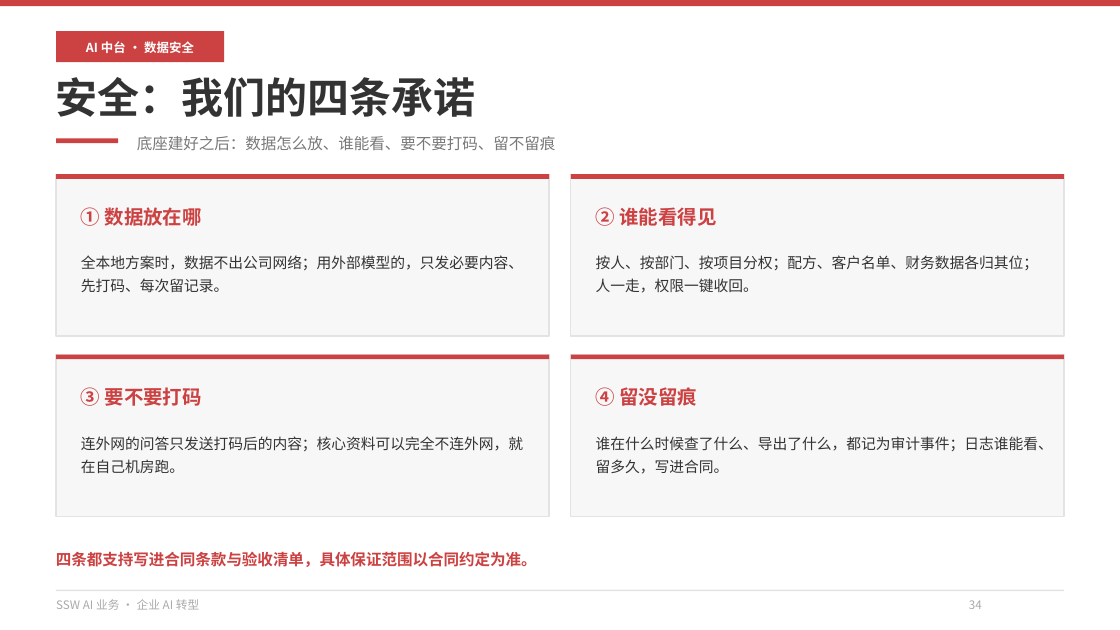
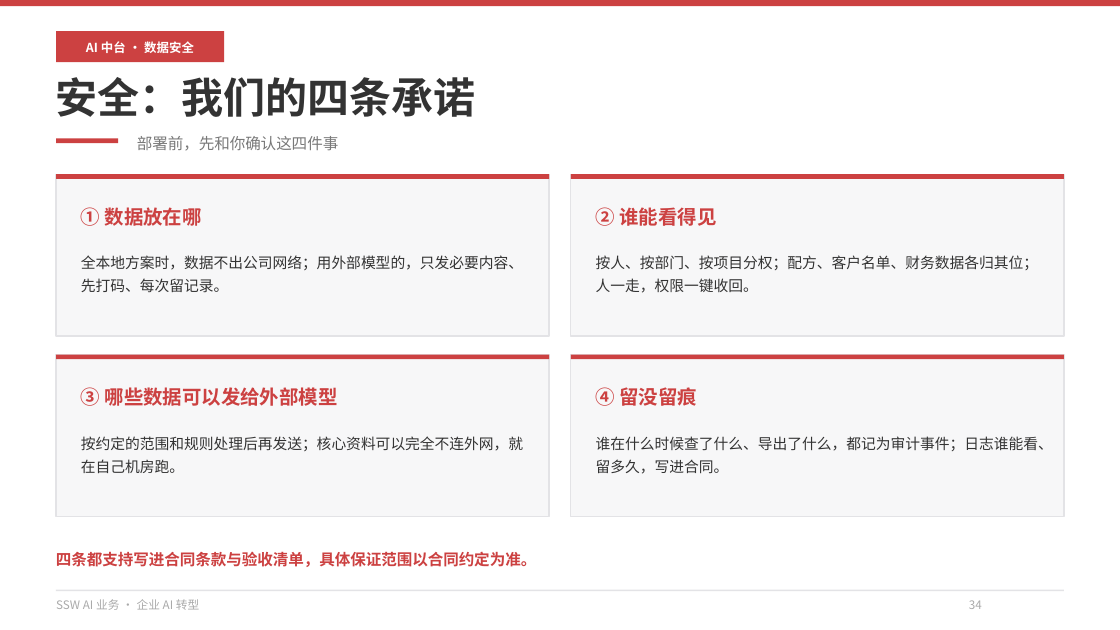
Before and after one commit to hveraus/ssw-business, a slide deck: slide 34 of SSW AI 业务_v2/SSW AI 业务_v3.pptx. Drawn at 1120x630 pixels with LibreOffice and Linux fonts; fonts in the diff are those of the drawing. Boxes give left, top, right and bottom in pixels: in the first picture for what was removed or moved away, otherwise in the second. Text is boxed around its words. In the diff, an @@ line names an element or a change of style, - is before the commit and + after.

Commit message:
第八部分措辞按评审改写（12 处）
- P58 分隔页：改为「现有安全工具继续用，业务权限和流程还要单独验证」，导览行「查系统 · 审代码 · 管助手」
- P60 盲区页：标题改「哪些业务风险需要单独验证？」，页底改「现有安全工具继续用，业务权限和流程单独验证」
- P59 三项服务：标题改「查现有系统 · 审代码与工具 · 管运行中的助手」，卡标签改「现有系统 / 运行中的助手」
- P61 服务一：问题条以「攻击者可以借助 AI 批量尝试」开头并接订单权限例子；四步改动词「多权限账号验证 / 确认影响并出报告」
- P62 服务二：标题改「AI 写的代码、员工搭的工具，上线前怎么审？」，成果改「员工自建工具上线前完成权限和数据检查」
- P63 服务三：副标改「AI 按用户权限取数，关键操作经授权人员确认；先评估现有模型与平台能接入哪些控制」
- P64 架构：标题改「数据存在哪，什么情况下会发给外部模型？」
- P65 报告：标题改「一条安全问题，报告里怎么写？」，三项改影响/修复建议/复测结果，页底与「SSW 内部实践」标签同步
- P66 诊断：标题改「选一个模块，做一次 3 天安全诊断」，副标写交付内容，不收费口径并入页底
- P34 数据安全：副标改「部署前，先和你确认这四件事」，第三卡改「哪些数据可以发给外部模型」

```diff
--- a/SSW AI 业务_v2/SSW AI 业务_v3.pptx
+++ b/SSW AI 业务_v2/SSW AI 业务_v3.pptx
@@ text at (137, 136, 339, 150): text changed @@
-底座建好之后：数据怎么放、谁能看、要不要打码、留不留痕
+部署前，先和你确认这四件事
@@ text at (81, 387, 338, 406): text changed @@
-③ 要不要打码
+③ 哪些数据可以发给外部模型
@@ text at (81, 436, 523, 473): text changed @@
-连外网的问答只发送打码后的内容；核心资料可以完全不连外网，就在自己机房跑。
+按约定的范围和规则处理后再发送；核心资料可以完全不连外网，就在自己机房跑。
```
Also in this commit, not shown: 10 other slides changed, 1 other file.
